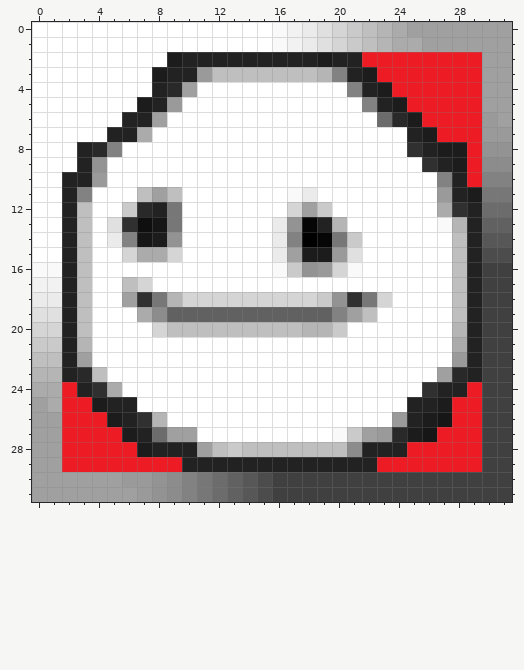
A pixel-art sprite gets an edit: Pictures/OcteractCorruptions.png. Above: the version before the commit.
The file is 32x32 pixels. Colours within 5 levels of each other are drawn and written as one.
After:
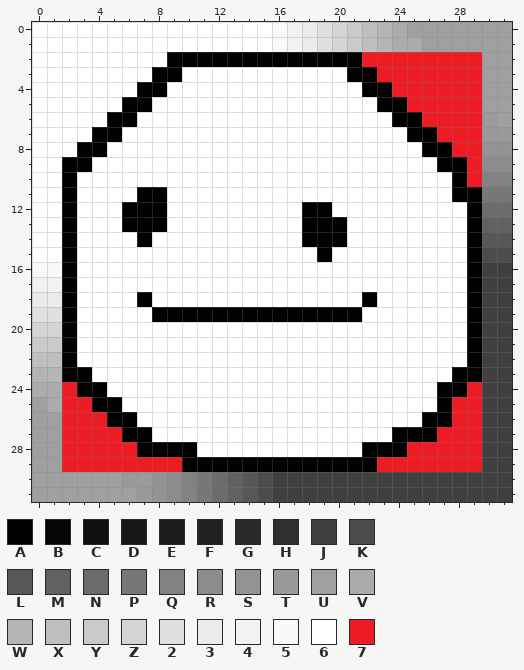
Palette (. is transparent): A #000000  B #060606  C #0f0f0f  D #161616  E #1c1c1c  F #222222  G #292929  H #303030  J #404040  K #4c4c4c  L #575757  M #616161  N #6c6c6c  P #777777  Q #828282  R #8c8c8c  S #939393  T #9a9a9a  U #a0a0a0  V #ababab  W #b5b5b5  X #bfbfbf  Y #cacaca  Z #d5d5d5  2 #e0e0e0  3 #ebebeb  4 #f2f2f2  5 #f9f9f9  6 #ffffff  7 #ed1c24
Difference:
y 2: x 9..21 EFFFFFFFFFEFF -> AAAAAAAAAAAAA
y 3: x 8..22 EFFTXXXXXXXWQFE -> AA66666666666AA
y 4: x 7..10 6FGU -> AA66; x 21..23 QFE -> 6AA
y 5: x 6..9 6EFT -> AA66; x 22..24 QFE -> 6AA
y 6: x 5..8 6FFU -> AA66; x 23..25 NGE -> 6AA
y 7: x 4..7 6FFV -> AA66; x 25..26 FE -> AA
y 8: x 3..5 FGQ -> AA6; x 25..28 HFEE -> 6AA7
y 9: x 2..4 6FS -> AA6; x 26..28 HFE -> 6AA
y 10: x 2..4 FFT -> A66; x 27..28 QF -> 6A
y 11: x 2..3 FQ -> A6; x 7..9 XUX -> AA6; x 17..18 53 -> 66; x 27..29 TFE -> 6AA
y 12: x 2..3 FX -> A6; x 6..9 YGFP -> AAA6; x 17..19 ZUY -> 6AA; x 27..29 VHF -> 66A
y 13: x 2..3 FX -> A6; x 5..9 2HCDP -> 6AAA6; x 16..20 3SBFW -> 66AAA; x 27..29 5WF -> 66A
y 14: x 2..3 FX -> A6; x 5..9 3QDES -> 66A66; x 16..17 3Q -> 66; x 19..21 BPY -> AA6; x 28..29 XF -> 6A
y 15: x 2..3 FX -> A6; x 6..9 ZVVZ -> 6666; x 16..21 3UEET2 -> 666A66; x 28..29 XF -> 6A
y 16: x 2..3 FX -> A6; x 16..21 5YSTZ5 -> 666666; x 28..29 XF -> 6A
y 17: x 2..3 FX -> A6; x 6..7 XZ -> 66; x 28..29 XF -> 6A
y 18: x 2..3 FX -> A6; x 6..23 UHPWZZZZZZZZZYSHPZ -> 6A66666666666666A6; x 28..29 XF -> 6A
y 19: x 2..3 FX -> A6; x 7..22 VRMMMMMMMMMMMQUX -> 6AAAAAAAAAAAAAA6; x 28..29 XF -> 6A
y 20: x 2..3 FX -> A6; x 8..20 ZXXXXXXXXXWWY -> 6666666666666; x 28..29 WF -> 6A
y 21: x 2..3 FW -> A6; x 28..29 VF -> 6A
y 22: x 2..3 FU -> A6; x 28..29 TF -> 6A
y 23: x 2..4 FGX -> AA6; x 27..29 UGF -> 6AA
y 24: x 3..5 FHV -> AA6; x 26..28 HFF -> 6AA
y 25: x 4..6 EFF -> AA6; x 25..27 FFE -> 66A
y 26: x 5..8 EFHW -> AA66; x 24..27 TFED -> 66AA
y 27: x 6..10 EFNUU -> AA666; x 20..26 5YUTGED -> 6666AAA
y 28: x 7..24 EFFFUXYXXXXXXXRFFF -> AAAA66666666666AAA
y 29: x 10..22 FFFFFFFFFFFFF -> AAAAAAAAAAAAA
Boxes around the changes in both pictures, in picture pixels (x1, y1, x2, y2):
changed: (62, 52, 482, 472)
